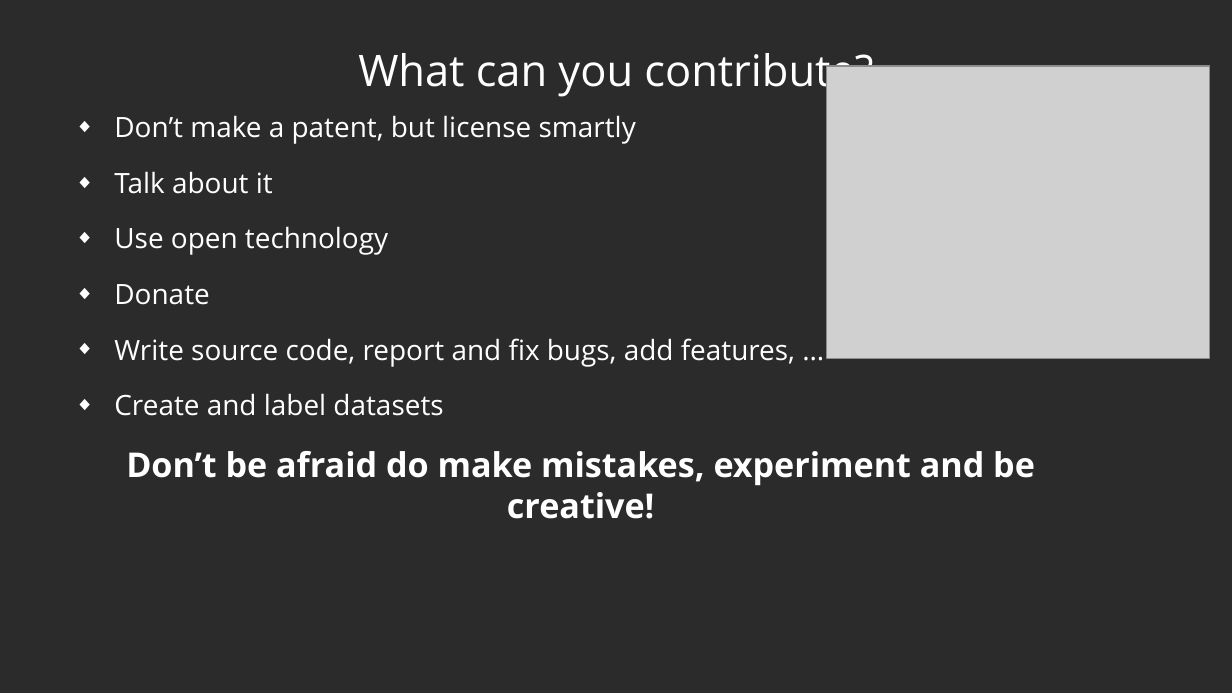
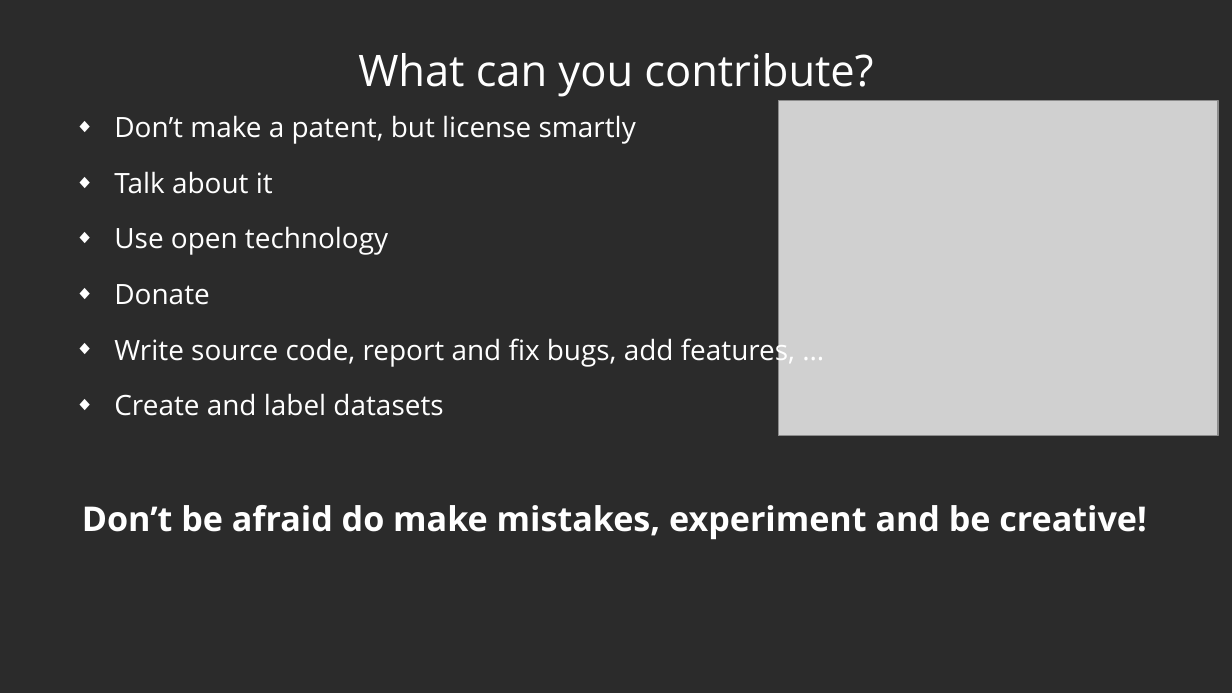
Before and after one commit to protontypes/documents, a slide deck: slide 9 of slides/2020-11-05_protontypes_GeneralSlides_R04.odp. Drawn at 1232x693 pixels with LibreOffice and Linux fonts; fonts in the diff are those of the drawing; grey boxes stand for pictures; background and template pictures are left out; a plain dark background stands for a picture behind light text. Boxes give left, top, right and bottom in pixels: in the first picture for what was removed or moved away, otherwise in the second. Text is boxed around its words. In the diff, an @@ line names an element or a change of style, - is before the commit and + after.

```diff
--- a/slides/2020-11-05_protontypes_GeneralSlides_R04.odp
+++ b/slides/2020-11-05_protontypes_GeneralSlides_R04.odp
@@ picture: place and size @@
-picture at [826,66,1210,359]
+picture at [778,101,1219,436]
@@ text at [126,451,1035,519]: paragraph removed @@
-Don’t be afraid do make mistakes, experiment and be creative!
@@ text added at [82,505,1146,540], 22 pt, text #FFFFFF, bold @@
+Don’t be afraid do make mistakes, experiment and be creative!
```
Also in this commit, not shown: 5 other slides changed, 3 other files.
